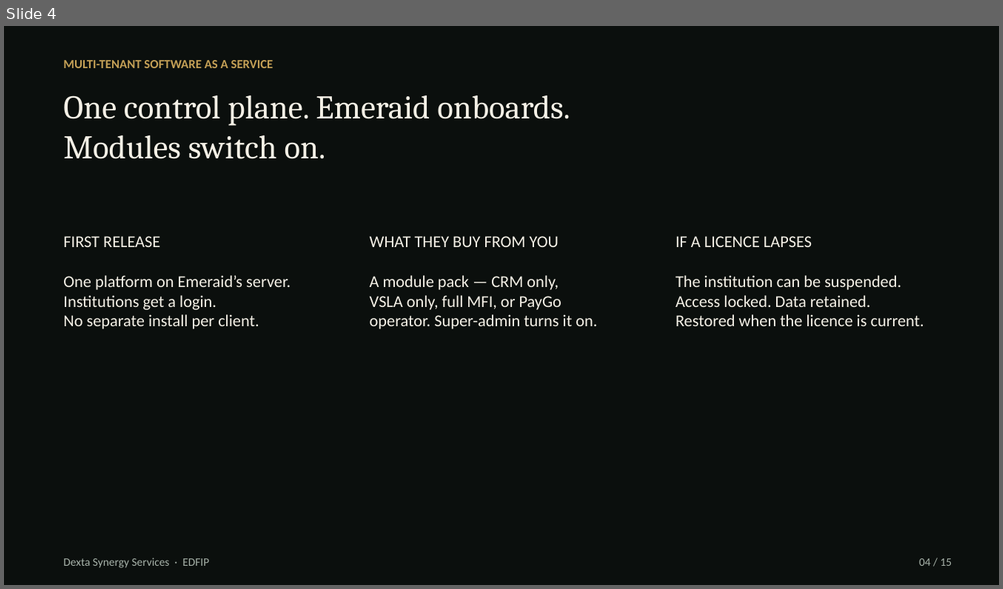
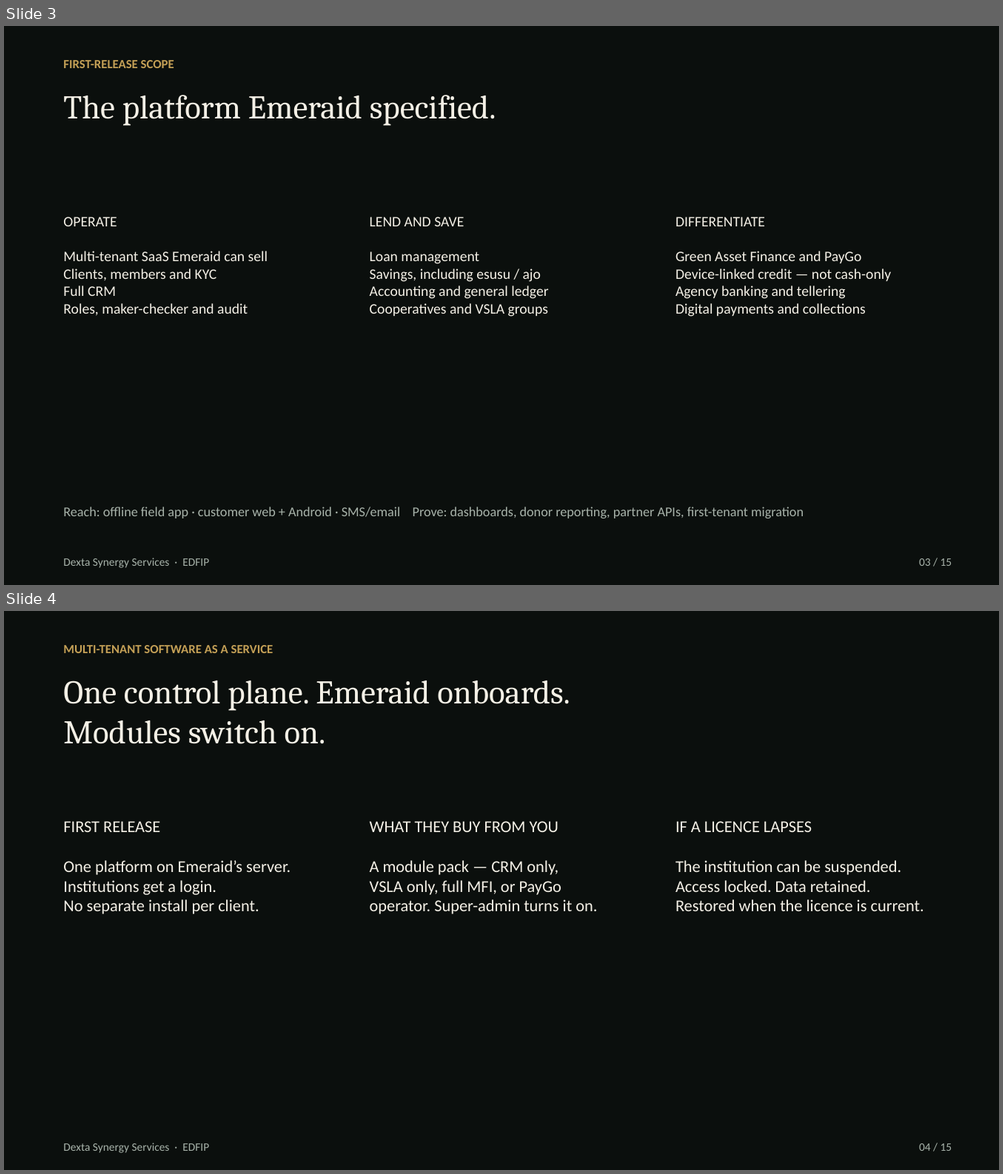
Before and after one commit to hanson1997/test, a slide deck: edfip-screening/EDFIP_Screening_Dexta.pptx. Shown one above the other, each under a label of ours: slide 4 before the commit, slides 3 and 4 after it. The pictures are 1003x589 and 1003x1174 pixels, drawn with LibreOffice and Linux fonts; fonts in the diff are those of the drawing. Boxes give left, top, right and bottom in pixels: in the first picture for what was removed or moved away, otherwise in the second. Text is boxed around its words. In the diff, an @@ line names an element or a change of style, - is before the commit and + after.

```diff
--- a/edfip-screening/EDFIP_Screening_Dexta.pptx
+++ b/edfip-screening/EDFIP_Screening_Dexta.pptx
@@ slide 3 added at bbox=[4, 26, 999, 585], background #FFFFFF @@
@@ rectangle added at bbox=[4, 26, 999, 585], fill #0B0F0D @@
@@ text added at bbox=[63, 60, 174, 68], 12 pt, text #C4A056, bold @@
+FIRST-RELEASE SCOPE
@@ text added at bbox=[63, 95, 496, 126], 32 pt, text #F4F0E6 @@
+The platform Emeraid specified.
@@ text added at bbox=[63, 217, 267, 316], 14 pt, text #F4F0E6 @@
+OPERATE
+Multi-tenant SaaS Emeraid can sell
+Clients, members and KYC
+Full CRM
+Roles, maker-checker and audit
@@ text added at bbox=[370, 217, 548, 317], 14 pt, text #F4F0E6 @@
+LEND AND SAVE
+Loan management
+Savings, including esusu / ajo
+Accounting and general ledger
+Cooperatives and VSLA groups
@@ text added at bbox=[675, 217, 891, 317], 14 pt, text #F4F0E6 @@
+DIFFERENTIATE
+Green Asset Finance and PayGo
+Device-linked credit — not cash-only
+Agency banking and tellering
+Digital payments and collections
@@ text added at bbox=[63, 507, 803, 519], 13 pt, text #A8B3AA @@
+Reach: offline field app · customer web + Android · SMS/email Prove: dashboards, donor reporting, partner APIs, first-tenant migration
@@ text added at bbox=[63, 558, 209, 568], 11 pt, text #A8B3AA @@
+Dexta Synergy Services · EDFIP
@@ text added at bbox=[919, 559, 952, 566], 11 pt, text #A8B3AA @@
+03 / 15
```
Also in this commit, not shown: 1 slide changed, 1 other slide added, 2 slides removed, 4 other files.
